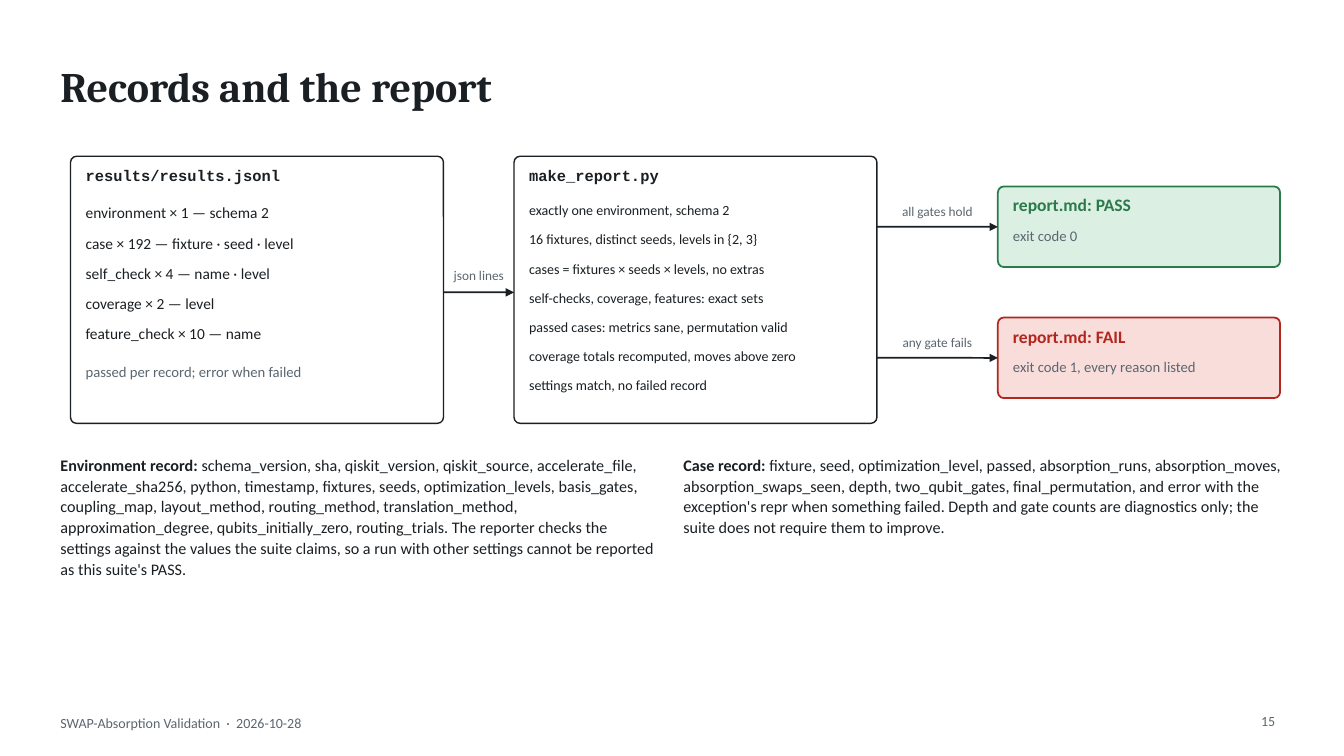
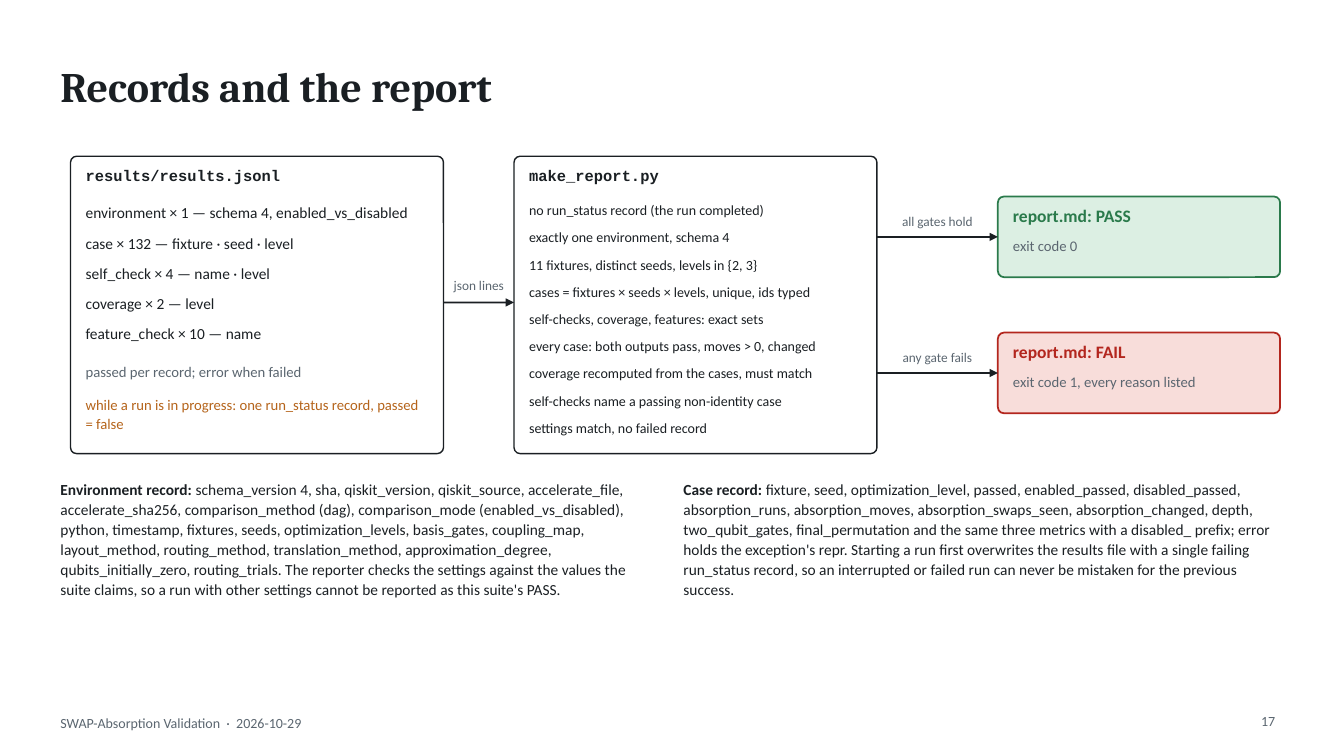
Before and after one commit to AI-native-Systems-Research/qiskit-swap-asbsorption-validation, a slide deck: slide 17 of swap_absorption_validation.pptx (slide 15 before the commit). Drawn at 1344x756 pixels with LibreOffice and Linux fonts; fonts in the diff are those of the drawing. Boxes give left, top, right and bottom in pixels: in the first picture for what was removed or moved away, otherwise in the second. Text is boxed around its words. In the diff, an @@ line names an element or a change of style, - is before the commit and + after.

Commit message:
Fixes in the report

```diff
--- a/swap_absorption_validation.pptx
+++ b/swap_absorption_validation.pptx
@@ rounded rectangle: place and size @@
-rounded rectangle at bbox=[71, 156, 444, 423]
+rounded rectangle at bbox=[71, 156, 444, 454]
@@ rounded rectangle at bbox=[71, 156, 444, 454]: proportions changed @@
@@ rounded rectangle at bbox=[514, 156, 877, 454]: proportions changed @@
@@ rounded rectangle: place and size @@
-rounded rectangle at bbox=[514, 156, 877, 423]
+rounded rectangle at bbox=[514, 156, 877, 454]
@@ text at bbox=[86, 207, 407, 220]: text changed @@
-environment × 1 — schema 2
+environment × 1 — schema 4, enabled_vs_disabled
@@ text added at bbox=[529, 205, 764, 217], 10 pt, text #1A1F23 @@
+no run_status record (the run completed)
@@ text at bbox=[86, 238, 293, 249]: text changed @@
-case × 192 — fixture · seed · level
+case × 132 — fixture · seed · level
@@ text at bbox=[529, 232, 729, 244]: text changed @@
-exactly one environment, schema 2
+exactly one environment, schema 4
@@ 4 texts, 2 arrows, 1 rounded rectangle: place and size @@
-4 texts, 2 arrows, 1 rounded rectangle at bbox=[444, 187, 1280, 292]
+4 texts, 2 arrows, 1 rounded rectangle at bbox=[444, 197, 1280, 302]
@@ text at bbox=[529, 260, 757, 272]: text changed @@
-16 fixtures, distinct seeds, levels in {2, 3}
+11 fixtures, distinct seeds, levels in {2, 3}
@@ text removed at bbox=[529, 264, 764, 276] @@
-cases = fixtures × seeds × levels, no extras
@@ text at bbox=[529, 287, 811, 300]: text changed @@
-passed cases: metrics sane, permutation valid
+cases = fixtures × seeds × levels, unique, ids typed
@@ text "self-checks, coverage, features: exact sets": place and size @@
-text "self-checks, coverage, features: exact sets" at bbox=[529, 293, 763, 306]
+text "self-checks, coverage, features: exact sets" at bbox=[529, 314, 763, 327]
@@ text added at bbox=[529, 341, 816, 354], 10 pt, text #1A1F23 @@
+every case: both outputs pass, moves > 0, changed
@@ text at bbox=[529, 368, 812, 381]: text changed @@
-coverage totals recomputed, moves above zero
+coverage recomputed from the cases, must match
@@ 3 texts, 1 rounded rectangle, 1 arrow: place and size @@
-3 texts, 1 rounded rectangle, 1 arrow at bbox=[877, 318, 1280, 398]
+3 texts, 1 rounded rectangle, 1 arrow at bbox=[877, 333, 1280, 413]
@@ text added at bbox=[86, 399, 418, 429], 10.5 pt, text #B5641B @@
+while a run is in progress: one run_status record, passed = false
@@ text "settings match, no failed record": place and size @@
-text "settings match, no failed record" at bbox=[529, 380, 707, 393]
+text "settings match, no failed record" at bbox=[529, 423, 707, 436]
@@ text added at bbox=[529, 396, 782, 409], 10 pt, text #1A1F23 @@
+self-checks name a passing non-identity case
@@ text at bbox=[60, 484, 626, 598]: text changed; size 11.5 to 11 pt @@
-Environment record: schema_version, sha, qiskit_version, qiskit_source, accelerate_file, accelerate_sha256, python, timestamp, fixtures, seeds, optimization_levels, basis_gates, coupling_map, layout_method, routing_method, translation_method, approximation_degree, qubits_initially_zero, routing_trials. The reporter checks the settings against the values the suite claims, so a run with other settings cannot be reported as this suite's PASS.
+Environment record: schema_version 4, sha, qiskit_version, qiskit_source, accelerate_file, accelerate_sha256, comparison_method (dag), comparison_mode (enabled_vs_disabled), python, timestamp, fixtures, seeds, optimization_levels, basis_gates, coupling_map, layout_method, routing_method, translation_method, approximation_degree, qubits_initially_zero, routing_trials. The reporter checks the settings against the values the suite claims, so a run with other settings cannot be reported as this suite's PASS.
@@ text at bbox=[683, 484, 1270, 595]: text changed; size 11.5 to 11 pt @@
-Case record: fixture, seed, optimization_level, passed, absorption_runs, absorption_moves, absorption_swaps_seen, depth, two_qubit_gates, final_permutation, and error with the exception's repr when something failed. Depth and gate counts are diagnostics only; the suite does not require them to improve.
+Case record: fixture, seed, optimization_level, passed, enabled_passed, disabled_passed, absorption_runs, absorption_moves, absorption_swaps_seen, absorption_changed, depth, two_qubit_gates, final_permutation and the same three metrics with a disabled_ prefix; error holds the exception's repr. Starting a run first overwrites the results file with a single failing run_status record, so an interrupted or failed run can never be mistaken for the previous success.
@@ text at bbox=[60, 718, 301, 730]: text changed @@
-SWAP-Absorption Validation · 2026-10-28
+SWAP-Absorption Validation · 2026-10-29
@@ page number at bbox=[1261, 717, 1275, 726]: text changed @@
-15
+17
```
Also in this commit, not shown: 16 other slides changed, 3 slides added, 1 slide removed, 5 other files.
